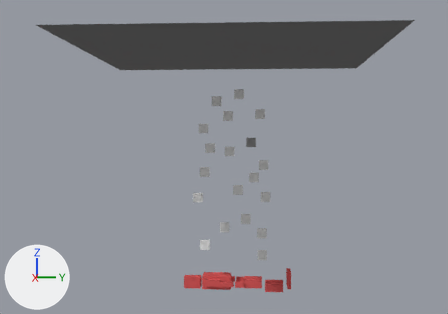
Renders of the Blender file blender/climb.blend from each side of a commit.
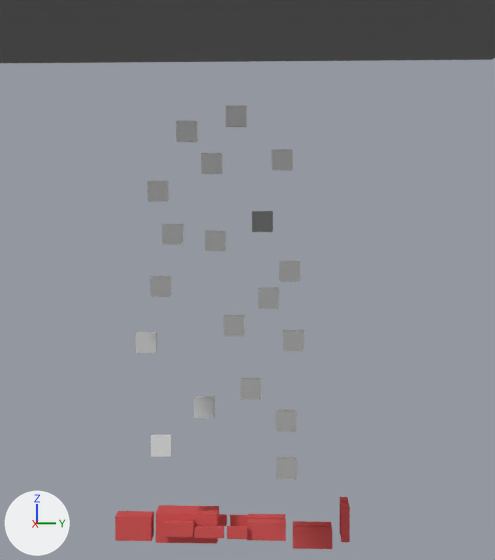
There are two pictures of each version: one whole from a camera (50 mm lens) standing at (13.7, 0.59, 3.03) and looking at (2.59, -0.09, 2.83), one close up on the part from 29% to 80% of the width and 13% to 95% of the height. The axes (+X, +Y, +Z) are drawn at lower left. The lights are the same throughout.

In view in the first close-up: 'Cube.001_Cube.001', 'Cube.002_Cube.001', 'Cube.003_Cube.001', 'Cube.004_Cube.001', 'Cube.005_Cube.001', 'Cube.006_Cube.001', 'Cube.007_Cube.001', 'Cube.014_Cube.001', 'Cube.015_Cube.001', 'Cube.016_Cube.001', 'Cube.017_Cube.001', 'Cube.018_Cube.001', 'Cube.019_Cube.001', 'Cube.020_Cube.001', 'Cube.021_Cube.001', 'Cube.023_Cube.001', 'Cube.024_Cube.001', 'Cube.025_Cube.001', 'Cube.026_Cube.001', 'Cube.068', 'Cube.140', 'Cube.145', 'Cube.146', 'Plane.004'.
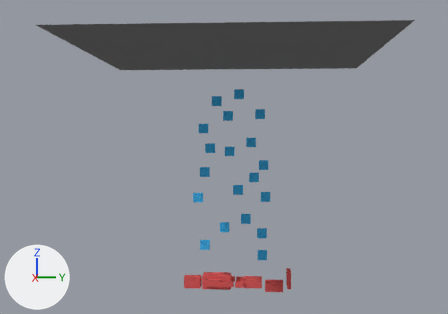
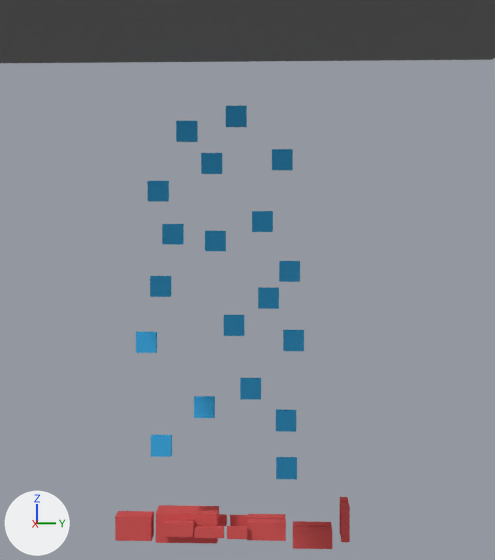
Changed parts and their boxes (x1, y1, x2, y2) in the close-ups (495 x 560 px):
'Cube.016_Cube.001', recoloured (grey to blue): (194, 396, 215, 418) in both
'Cube.015_Cube.001', recoloured (grey to blue): (276, 457, 297, 479) in both
'Cube.026_Cube.001', recoloured (grey to blue): (176, 121, 198, 142) in both
'Cube.017_Cube.001', recoloured (grey to blue): (151, 435, 172, 457) in both
'Cube.004_Cube.001', recoloured (grey to blue): (258, 287, 279, 309) in both
'Cube.023_Cube.001', recoloured (grey to blue): (162, 224, 184, 245) in both
'Cube.019_Cube.001', recoloured (grey to blue): (240, 378, 261, 400) in both
'Cube.025_Cube.001', recoloured (grey to blue): (272, 149, 293, 170) in both
'Cube.020_Cube.001', recoloured (grey to blue): (279, 261, 300, 282) in both
'Cube.005_Cube.001', recoloured (grey to blue): (201, 153, 222, 174) in both
'Cube.018_Cube.001', recoloured (grey to blue): (136, 332, 157, 353) in both
'Cube.003_Cube.001', recoloured (grey to blue): (283, 330, 304, 351) in both
'Cube.001_Cube.001', recoloured (grey to blue): (150, 276, 171, 297) in both
'Cube.007_Cube.001', recoloured (grey to blue): (252, 211, 273, 232) in both
'Cube.006_Cube.001', recoloured (grey to blue): (226, 106, 247, 127) in both
'Cube.014_Cube.001', recoloured (grey to blue): (276, 409, 296, 432) in both
'Cube.002_Cube.001', recoloured (grey to blue): (147, 181, 169, 201) in both
'Cube.024_Cube.001', recoloured (grey to blue): (205, 231, 226, 251) in both
'Cube.021_Cube.001', recoloured (grey to blue): (224, 315, 244, 336) in both

What changed in the scene script:
```text
Change mat_none_004:
    mat_none_004.base_color: (0.8, 0.8, 0.8) -> (0.055, 0.423, 0.8)  # white #e7e7e7 -> blue #42aee7
Change me_cube_007_cube_001:
    where me_cube_007_cube_001.from_pydata(...)  # 8 vertices, 12 faces; spans x 0.407..0.507, y 3.0..3.2, z -0.46..-0.26
    remove me_cube_007_cube_001.materials.append(mat_wire_086086086)  # grey #9d9d9d
    add me_cube_007_cube_001.materials.append(mat_none_004)  # blue #42aee7
```
